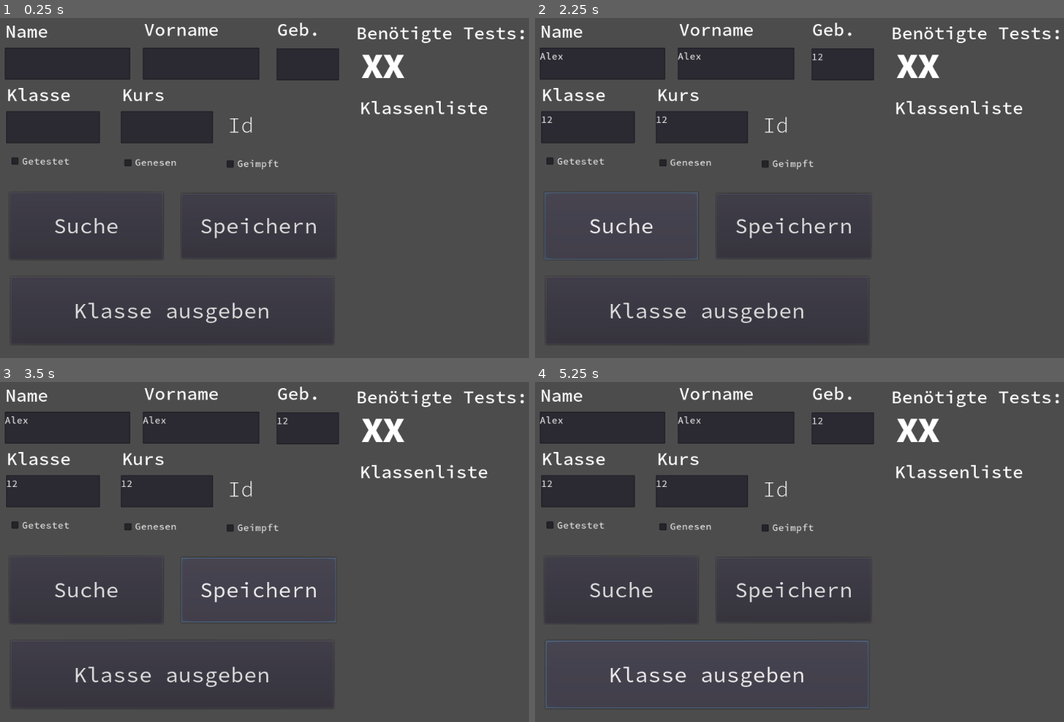
Above: before the commit, frames 1-4 (two rows, left to right).
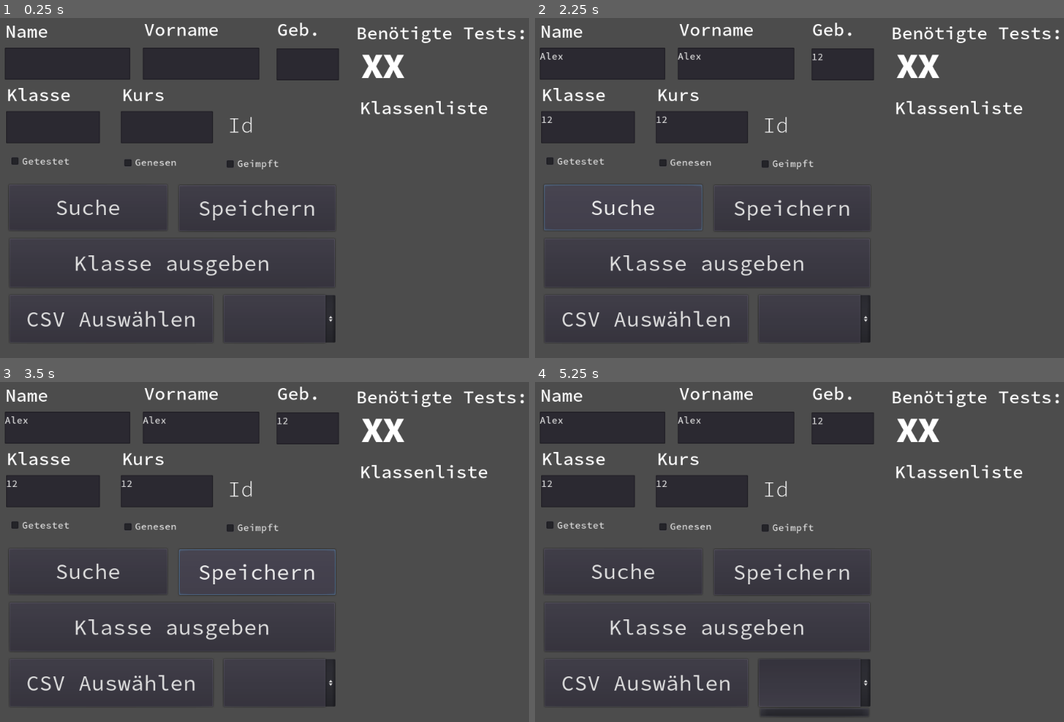
Above: after the commit, the same moments.

Repository: Surferlul/Manschaftswettbewerb2021
Game: Godot game, scene res://Main.tscn
The game is run twice, just before and just after one commit, with the same random seed, the same clock (stepped at 60 frames per second) and the same inputs.
Inputs (mouse positions are in pixels of both pictures, inside the frame that each line leads up to):
- Up to frame 1 (0.25 s): no input
- Up to frame 2 (2.25 s): click (603, 62) at 0.52 s; type "Alex" at 0.6 s; click (736, 62) at 0.75 s; type "Alex" at 0.83 s; click (841, 65) at 0.98 s; type "12" at 1.07 s; click (587, 126) at 1.27 s; type "12" at 1.35 s; click (704, 126) at 1.5 s; type "12" at 1.58 s; click "Suche" at 2 s
- Up to frame 3 (3.5 s): click "Speichern" at 2.75 s
- Up to frame 4 (5.25 s): click "Klasse ausgeben" at 3.5 s; click (646, 681) at 4.25 s, where only the run after the commit has a clickable "CSV Auswählen"; click (815, 681) at 5.02 s

The runs differ from the first frame. In frame 1, 2.7% of the frame differs, in the area x 2-64%, y 53-96%; in frame 2, 3.0%; in frame 3, 3.0%; in frame 4, 3.4%, in the area x 2-64%, y 53-99%.

Commit message:
update

Diff:
--- a/Main.tscn
+++ b/Main.tscn
@@ -27,6 +27,10 @@
 [sub_resource type="DynamicFont" id=6]
 size = 36
 font_data = ExtResource( 3 )
+
+[sub_resource type="DynamicFont" id=7]
+size = 36
+font_data = ExtResource( 2 )
 
 [node name="Main" type="Node2D"]
 script = ExtResource( 1 )
@@ -214,39 +218,39 @@
 }
 
 [node name="Suche" type="Button" parent="."]
+margin_left = 42.0
+margin_top = 308.0
+margin_right = 308.0
+margin_bottom = 385.0
+custom_fonts/font = SubResource( 5 )
+text = "Suche"
+__meta__ = {
+"_edit_use_anchors_": false
+}
+
+[node name="Speichern" type="Button" parent="."]
+margin_left = 328.0
+margin_top = 309.0
+margin_right = 591.0
+margin_bottom = 386.0
+custom_fonts/font = SubResource( 5 )
+text = "Speichern"
+__meta__ = {
+"_edit_use_anchors_": false
+}
+
+[node name="Klasse ausgeben" type="Button" parent="."]
 margin_left = 43.0
-margin_top = 321.0
-margin_right = 301.0
-margin_bottom = 434.0
-custom_fonts/font = SubResource( 5 )
-text = "Suche"
-__meta__ = {
-"_edit_use_anchors_": false
-}
-
-[node name="Speichern" type="Button" parent="."]
-margin_left = 332.0
-margin_top = 323.0
-margin_right = 592.0
-margin_bottom = 432.0
-custom_fonts/font = SubResource( 5 )
-text = "Speichern"
-__meta__ = {
-"_edit_use_anchors_": false
-}
-
-[node name="Klasse ausgeben" type="Button" parent="."]
-margin_left = 45.0
-margin_top = 463.0
-margin_right = 588.0
-margin_bottom = 577.0
+margin_top = 399.0
+margin_right = 590.0
+margin_bottom = 481.0
 custom_fonts/font = SubResource( 5 )
 text = "Klasse ausgeben"
 __meta__ = {
 "_edit_use_anchors_": false
 }
 
-[node name="Label" type="Label" parent="."]
+[node name="Id" type="Label" parent="."]
 margin_left = 410.327
 margin_top = 184.109
 margin_right = 589.327
@@ -256,3 +260,24 @@
 __meta__ = {
 "_edit_use_anchors_": false
 }
+
+[node name="CSV" type="Button" parent="."]
+margin_left = 43.0
+margin_top = 494.0
+margin_right = 385.0
+margin_bottom = 574.0
+custom_fonts/font = SubResource( 5 )
+text = "CSV Auswählen"
+__meta__ = {
+"_edit_use_anchors_": false
+}
+
+[node name="OptionButton" type="OptionButton" parent="."]
+margin_left = 403.0
+margin_top = 494.0
+margin_right = 591.0
+margin_bottom = 574.0
+custom_fonts/font = SubResource( 7 )
+__meta__ = {
+"_edit_use_anchors_": false
+}
Binary file added: Download.png
Not shown, added: Download.png.import
Not shown: 1 places in Main.tscn that only renumber resources
